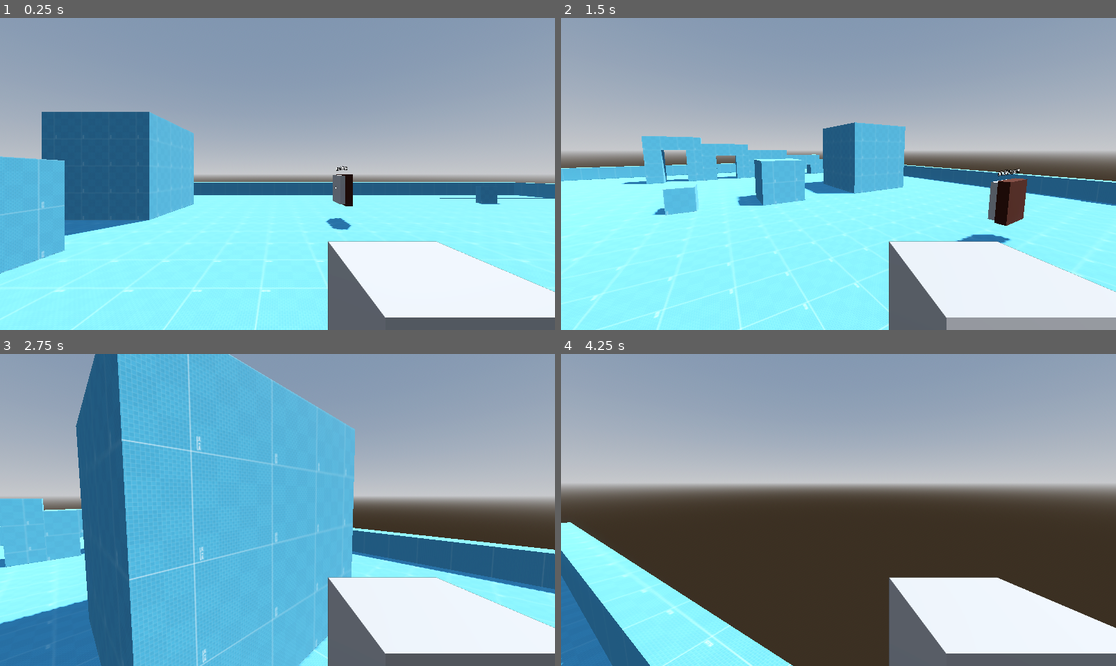
Above: before the commit, frames 1-4 (two rows, left to right).
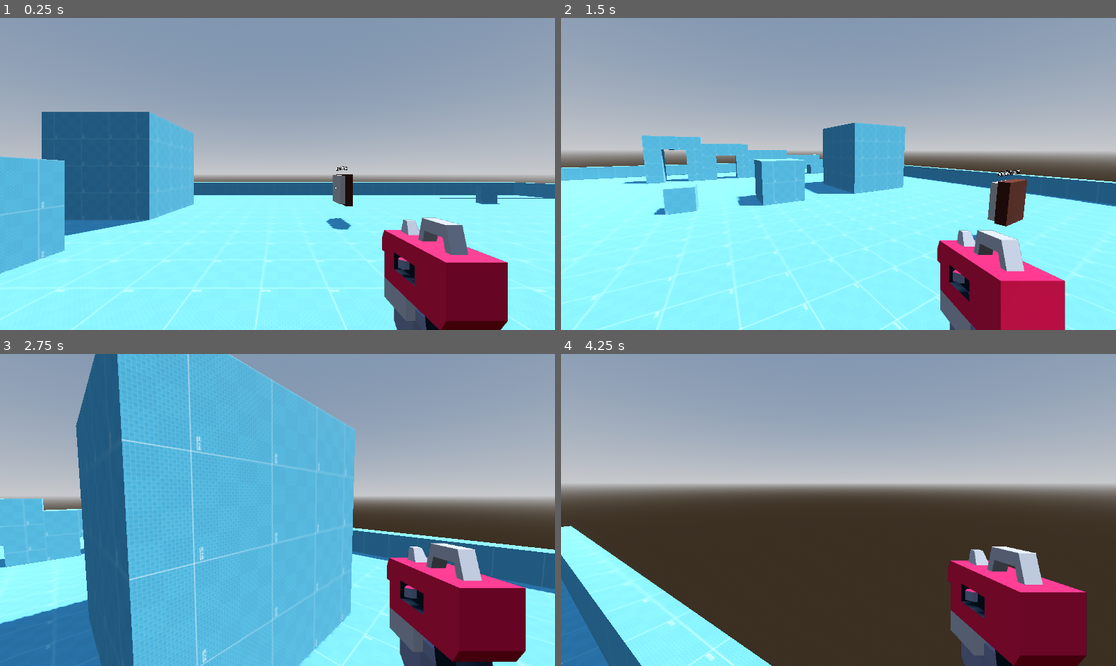
Above: after the commit, the same moments.

Repository: dragon1freak/fps-template
Game: Godot game, scene res://scenes/test_gym/test_gym.tscn
Two runs of this game, one before a commit and one after it. Both use one fixed random seed, a clock stepped at 60 frames per second and the inputs below.
Inputs (mouse positions are in pixels of both pictures, inside the frame that each line leads up to):
- Up to frame 1 (0.25 s): no input
- Up to frame 2 (1.5 s): tap Enter at 0.5 s; move the mouse to (960, 158) at 0.52 s; hold D (strafe_right) 0.53-1.28 s; hold Space (jump) 0.53-1.28 s; tap F (interact) at 0.6 s; click (960, 158) at 0.67 s; move the mouse to (810, 174) at 1.27 s; hold W (move_forward) from 1.28 s (still down); tap Space (jump) at 1.35 s; click (810, 174) at 1.42 s
- Up to frame 3 (2.75 s): keep holding W (move_forward); tap Space (jump) at 1.52, 1.82 s; tap F (interact) at 1.55, 2.1 s; move the mouse to (288, 503) at 2.02 s; hold Space (jump) from 2.03 s (still down); click (288, 503) at 2.17 s
- Up to frame 4 (4.25 s): keep holding W (move_forward); move the mouse to (832, 516) at 2.77 s; release Space (jump) at 2.78 s; tap F (interact) at 2.85 s; click (832, 516) at 2.92 s; tap Space (jump) at 3.02, 3.32 s; move the mouse to (877, 513) at 3.52 s; hold Space (jump) from 3.53 s (still down); click (877, 513) at 3.67 s

The runs differ from the first frame. In frame 1, 11% of the frame differs, in the area x 59-100%, y 63-100%; in frame 2, 11%; in frame 3, 12%; in frame 4, 14%, in the area x 0-100%, y 53-100%.

Commit message:
Added container for weapons, rotation tile, container movement

Diff:
--- a/project.godot
+++ b/project.godot
@@ -62,6 +62,7 @@
 jump={
 "deadzone": 0.5,
 "events": [Object(InputEventKey,"resource_local_to_scene":false,"resource_name":"","device":-1,"window_id":0,"alt_press …(191 unchanged characters)…
+, Object(InputEventJoypadButton,"resource_local_to_scene":false,"resource_name":"","device":-1,"button_index":0,"pressure":0.0,"pressed":true,"script":null)
 ]
 }
 camera_left={
--- a/scenes/player/player.gd
+++ b/scenes/player/player.gd
@@ -2,30 +2,43 @@
 class_name PlayerClass
 
 
-@export var coyote_time := 0.1
-@export var jump_buffer := 0.1
-@export var jump_cancel_strength := 400.0
-
+@export_group("Controls")
+## Base sensitivity
 @export var mouse_sensitivity : float = 3.0
 @export var gamepad_sensitivity := 0.075
+@export_group("")
+
+
+@export_group("Movement")
+## Force used to stop the jump if the jump action is released mid jump.
+## Set to zero to disable this.
+@export var jump_cancel_strength : float = 20.0
+## Amount of time the player can still jump after leaving a ledge
+@export_range(0, 1.0) var coyote_time : float = 0.1
+## Amount of time the player can trigger the jump action before landing and still jump
+@export_range(0, 1.0) var jump_buffer : float = 0.1
 
 
 @onready var pivot = $Pivot
 @onready var movement_state: StateMachine = $MovementState
 @onready var interactor: RayCast3D = %Interactor
+@onready var main_camera: Camera3D = %MainCamera
+@onready var container: Node3D = %Container
+
 
 var rotation_target : Vector3
-var input_mouse : Vector2
+var previous_rotation : float = 0.0 # Stores the last frames rotation_target.y to determine the amount of tilt
 
-func _ready() -> void:
-	interactor.can_interact_changed.connect(_on_interact_change)
 
 func _physics_process(delta):
-	# Rotation
+	# Handles rotations if a rotation target exists
 	if rotation_target:
-		pivot.rotation.x = lerp_angle(pivot.rotation.x, rotation_target.x, delta * 25)
-		rotation.y = lerp_angle(rotation.y, rotation_target.y, delta * 25)
+		pivot.rotation.x = lerp_angle(pivot.rotation.x, rotation_target.x, delta * 25) # Rotate camera pivot up and down
+		rotation.y = lerp_angle(rotation.y, rotation_target.y, delta * 25) # Rotate player left and right
+		main_camera.rotation.z = lerp_angle(main_camera.rotation.z, clamp(rotation_target.y - previous_rotation, -0.15, 0.15) * 25 * delta, delta * 5) # Slight camera tilt based on rotation speed
 
+		previous_rotation = rotation_target.y
+	container.position = lerp(container.position, (basis.inverse() * -velocity / 50).clampf(-0.05, 0.05), delta * 5)
 	move_and_slide()
 
 
@@ -36,7 +49,3 @@
 
 func kill() -> void:
 	print("dead")
-
-
-func _on_interact_change(show: bool) -> void:
-	print(show)
--- a/scenes/player/player.tscn
+++ b/scenes/player/player.tscn
@@ -6,6 +6,7 @@
 [ext_resource type="Script" path="res://scenes/player/no_clip_camera.gd" id="4_hy8vk"]
 [ext_resource type="Script" path="res://scenes/player/states/idle.gd" id="4_sd7vf"]
 [ext_resource type="Script" path="res://scenes/player/interactor.gd" id="5_21qci"]
+[ext_resource type="PackedScene" uid="uid://bg2ujckow4hqh" path="res://blasterC.glb" id="5_g8ehu"]
 [ext_resource type="Script" path="res://scenes/player/states/run.gd" id="5_rmbbx"]
 [ext_resource type="Script" path="res://scenes/player/states/jump.gd" id="6_5jj8m"]
 [ext_resource type="Script" path="res://scenes/player/states/fall.gd" id="7_5a0et"]
@@ -14,22 +15,14 @@
 script = ExtResource("2_46c7b")
 health = 10
 speed = 8
-stamina = 10
-mana = 10
-health_regen = 0
-stamina_regen = 1.0
-mana_regen = 1.0
 gravity = 20.0
 jump_strength = 8.0
 
 [sub_resource type="CapsuleShape3D" id="CapsuleShape3D_8sa0i"]
 
-[sub_resource type="BoxMesh" id="BoxMesh_r6f7c"]
-
 [node name="Player" type="CharacterBody3D" groups=["player"]]
 collision_layer = 16
 script = ExtResource("1_ah64t")
-jump_cancel_strength = 24.0
 stat_block = SubResource("Resource_ytgok")
 
 [node name="CollisionShape3D" type="CollisionShape3D" parent="."]
@@ -49,6 +42,7 @@
 
 [node name="MainCamera" type="Camera3D" parent="Pivot"]
 unique_name_in_owner = true
+cull_mask = 1048573
 
 [node name="SubViewportContainer" type="SubViewportContainer" parent="Pivot/MainCamera"]
 anchors_preset = 15
@@ -68,12 +62,17 @@
 unique_name_in_owner = true
 transform = Transform3D(1, 0, 0, 0, 1, 0, 0, 0, 1, 0, 1.7, 0)
 cull_mask = 2
+fov = 40.0
 script = ExtResource("4_hy8vk")
 
-[node name="MeshInstance3D" type="MeshInstance3D" parent="Pivot/MainCamera/SubViewportContainer/SubViewport/NoClipCamera"]
-transform = Transform3D(0.32, 0, 0, 0, 0.32, 0, 0, 0, 0.32, 0.31, -0.36, -0.443)
+[node name="Container" type="Node3D" parent="Pivot/MainCamera/SubViewportContainer/SubViewport/NoClipCamera"]
+unique_name_in_owner = true
+
+[node name="blasterC2" parent="Pivot/MainCamera/SubViewportContainer/SubViewport/NoClipCamera/Container" instance=ExtResource("5_g8ehu")]
+transform = Transform3D(-1, 0, -8.74228e-08, 0, 1, 0, 8.74228e-08, 0, -1, 0.324, -0.264, -0.929)
+
+[node name="blasterC" parent="Pivot/MainCamera/SubViewportContainer/SubViewport/NoClipCamera/Container/blasterC2" index="0"]
 layers = 2
-mesh = SubResource("BoxMesh_r6f7c")
 
 [node name="MovementState" type="Node" parent="." node_paths=PackedStringArray("state_target", "initial_state")]
 unique_name_in_owner = true
@@ -92,3 +91,5 @@
 
 [node name="Fall" type="Node" parent="MovementState"]
 script = ExtResource("7_5a0et")
+
+[editable path="Pivot/MainCamera/SubViewportContainer/SubViewport/NoClipCamera/Container/blasterC2"]
--- a/scripts/FSM/player_state.gd
+++ b/scripts/FSM/player_state.gd
@@ -11,7 +11,6 @@
 
 
 func enter(new_target: Node) -> void:
-	print(self.name)
 	if new_target is PlayerClass:
 		player = new_target
 
@@ -53,7 +52,6 @@
 		player.rotation_target.y -= event.relative.x / player.mouse_sensitivity / 100
 		player.rotation_target.x -= event.relative.y / player.mouse_sensitivity / 100
 		player.rotation_target.x = clamp(player.rotation_target.x, deg_to_rad(-90), deg_to_rad(90))
-		player.input_mouse = event.relative / player.mouse_sensitivity
 
 
 ## Default damage function, simply subtracts the amount from the current health value
--- a/scripts/stat_block.gd
+++ b/scripts/stat_block.gd
@@ -1,21 +1,13 @@
 extends Resource
 class_name StatBlock
+## Max stat values
 
-# Max stat values
+
 @export var health := 10
 
-@export var speed := 10
-
-@export var stamina := 10
-
-@export var mana := 10
-
-@export var health_regen := 0 # Points per second
-
-@export var stamina_regen := 1.0 # Points per second
-
-@export var mana_regen := 1.0 # Points per second
+@export_group("Movement")
+@export var speed := 8
 
 @export var gravity : float = ProjectSettings.get_setting("physics/3d/default_gravity")
 
-@export var jump_strength : float = 5.0
+@export var jump_strength : float = 8.0
Binary file added: blasterC.glb
Not shown, added: blasterC.glb.import
